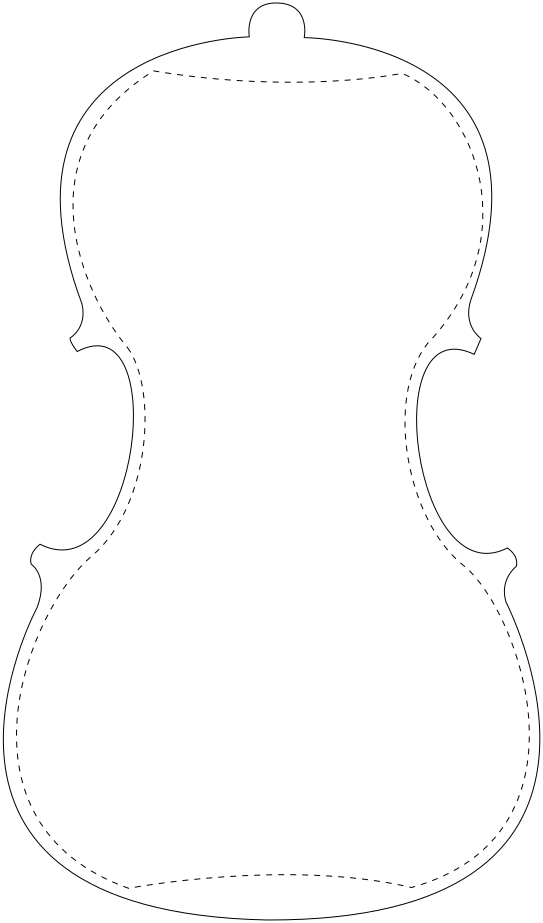
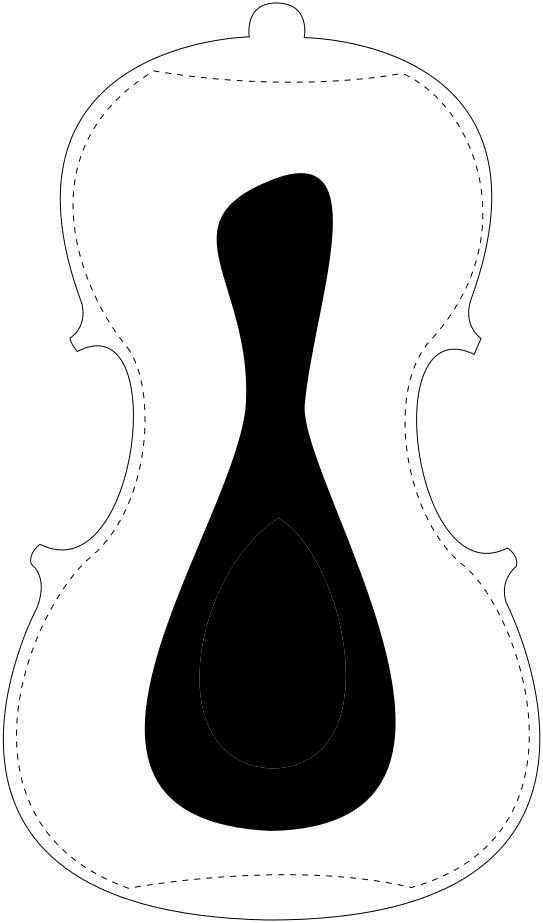
Layer changes from the first 543×923 image to the second:
added layer "#2 secondary" above "#2 primary" over [144, 173, 396, 831]
added layer "#2 primary" above "plate inner contour" over [199, 518, 346, 769]
